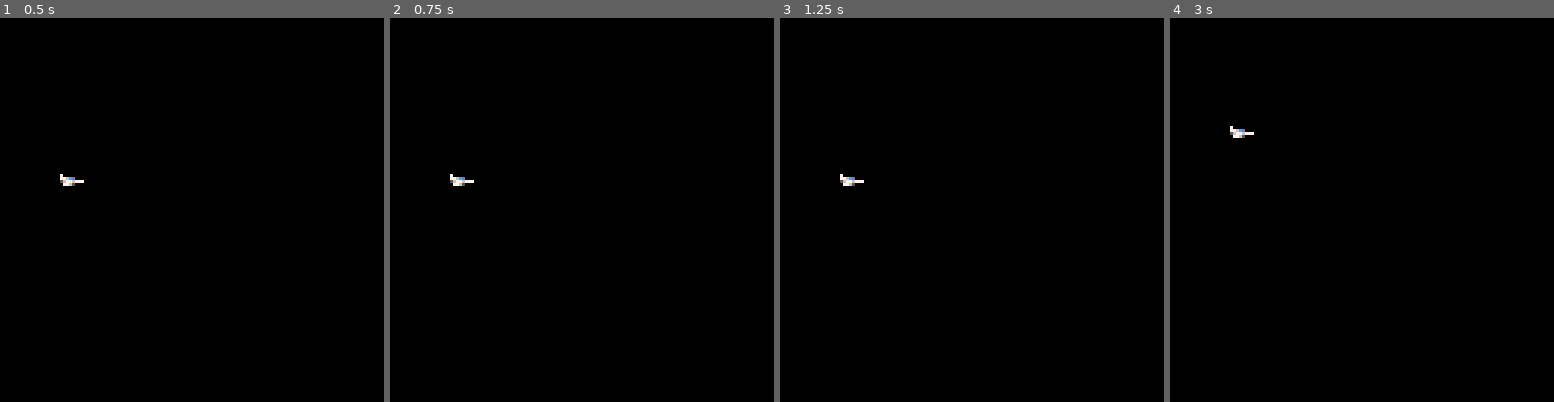
Above: before the commit, frames 1-4 (left to right).
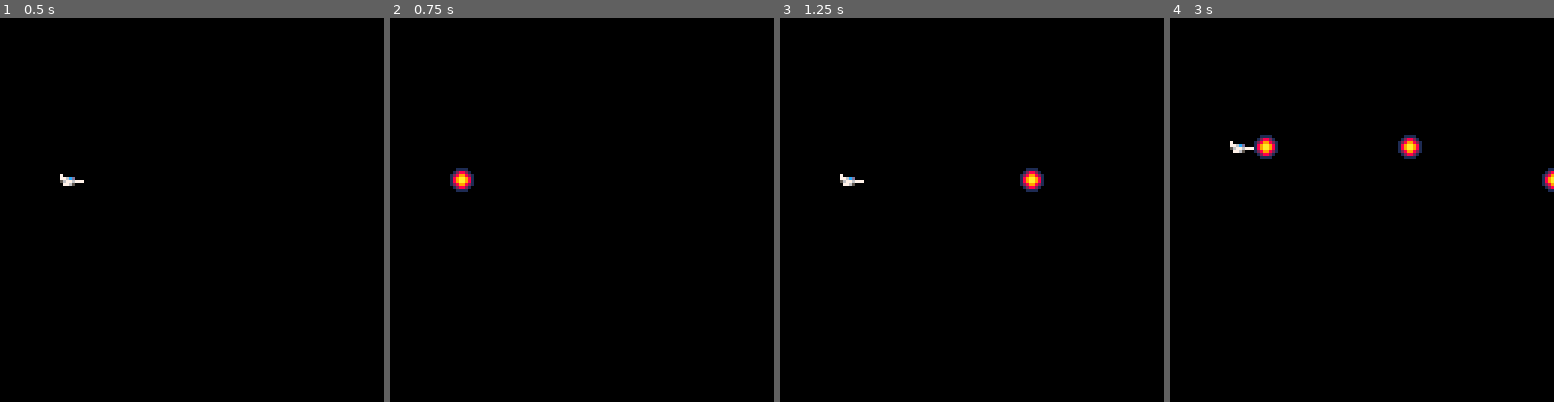
Above: after the commit, the same moments.

Repository: TimTheEnchanter/Pico-8---Asteroid-Blaster
Game: PICO-8 cartridge asteroid_blaster.p8
The game is run twice, just before and just after one commit, with the same random seed, the same clock (stepped at 60 frames per second) and the same inputs.
Inputs:
- Up to frame 1 (0.5 s): tap X (X key) at 0.33 s
- Up to frame 2 (0.75 s): tap O (Z key) at 0.7 s
- Up to frame 3 (1.25 s): tap X (X key) at 1.07 s
- Up to frame 4 (3 s): tap O (Z key) every 0.4 s from 1.7 to 2.9 s; tap X (X key) at 1.85, 2.97 s; hold Up 2.15-2.42 s

Frame 1 is identical in both runs. In frame 2, 0.3% of the frame differs, in the area x 15-22%, y 39-46%; in frame 3, 0.3%; in frame 4, 1.0%, in the area x 15-100%, y 28-46%.

Commit message:
complete shooting function

Diff:
--- a/asteroid_blaster.p8
+++ b/asteroid_blaster.p8
@@ -1,15 +1,41 @@
 pico-8 cartridge // http://www.pico-8.com
 version 39
 __lua__
+t=0
 player = {}
 player.x = 20
 player.y = 50
 player.sprite = 0
 player.speed = 2
 player.moving = false
+bullets = {}
+
+function fire()
+	local b = {
+  sp=3,
+  x=player.x,
+  y=player.y,
+  dx=4,
+  dy=0
+ }
+ add(bullets,b)
+end
 
 function _update()
     player.moving = false
+    t=t+1
+
+			 for b in all(bullets) do
+			  b.x+=b.dx
+			  b.y+=b.dy
+			 end
+			 if(t%6<3) then
+			  player.speed=1
+			 else
+			  player.speed=2
+			 end
+
+
     if (btn(2)) then
         player.y -= player.speed
         if player.y < -10 then
@@ -25,19 +51,18 @@
 
     end
 
-    if (btn(5)) then
-        shot = {}
-        shot.x = player.x
-								shot.y = player.y
-								shot.sprite = 3
-								shot.speed = 6
+    if (btnp(4)) then
+        fire()
     end
 
 end
 
 function _draw()
     cls()
-    spr( player.sprite, player.x, player.y)
+    spr(player.sprite, player.x, player.y)
+				for b in all(bullets) do
+			  spr(b.sp,b.x,b.y)
+			 end
 end
 __gfx__
 00000000000000000000000000111100000000000000000000000000000000000000000000000000000000000000000000000000000000000000000000000000
Not shown, changed: asteroid_blaster.js
